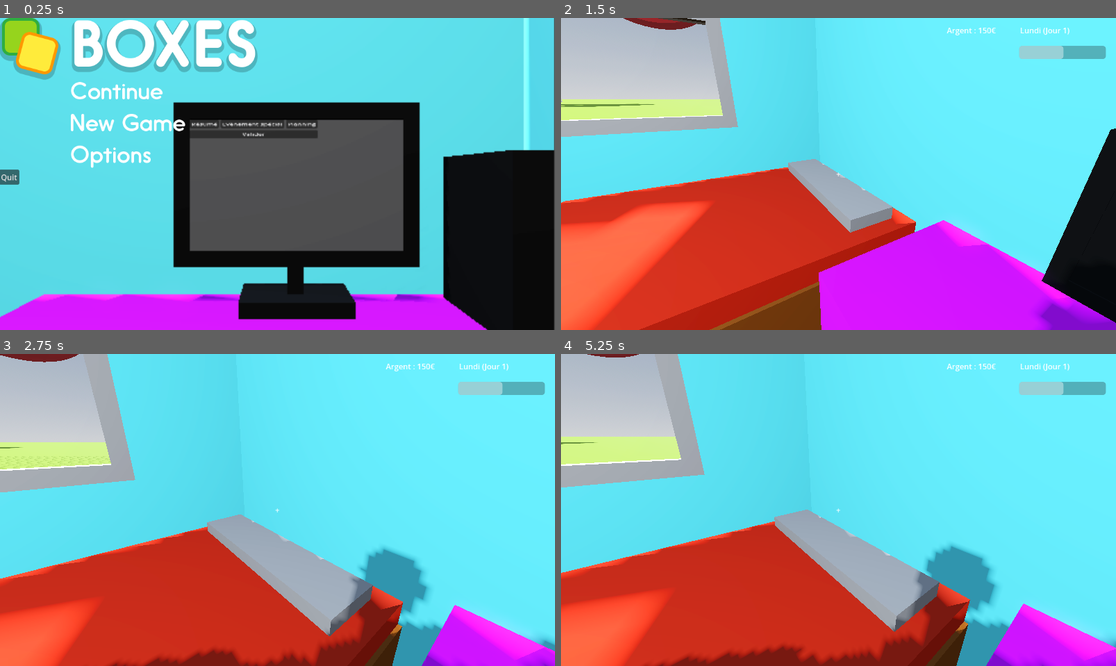
Above: before the commit, frames 1-4 (two rows, left to right).
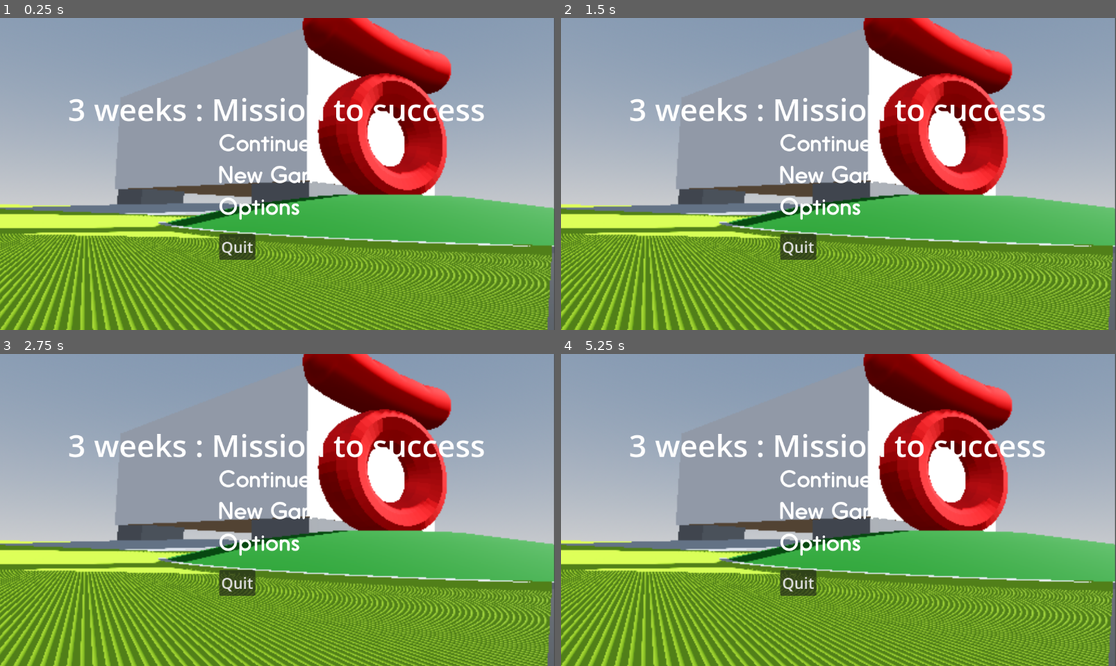
Above: after the commit, the same moments.

Repository: DupuisThibaut/Jeu-serieux
Game: Godot game, scene res://assets/Scenes/MainMenu.tscn
Two runs of this game, one before a commit and one after it. Both use one fixed random seed, a clock stepped at 60 frames per second and the inputs below.
Inputs (mouse positions are in pixels of both pictures, inside the frame that each line leads up to):
- Up to frame 1 (0.25 s): no input
- Up to frame 2 (1.5 s): tap Enter at 0.5 s; move the mouse to (688, 89) at 0.52 s; hold D (move_right) 0.53-1.28 s; click (688, 89) at 0.67 s; move the mouse to (810, 174) at 1.27 s; hold W (move_up) from 1.28 s (still down); click (810, 174) at 1.42 s
- Up to frame 3 (2.75 s): keep holding W (move_up); move the mouse to (288, 503) at 2.02 s; click (288, 503) at 2.17 s
- Up to frame 4 (5.25 s): keep holding W (move_up); tap Space at 2.75, 4.25 s; move the mouse to (832, 516) at 2.77 s; click (832, 516) at 2.92 s; tap Enter at 3.5, 5 s; move the mouse to (877, 513) at 3.52 s; click (877, 513) at 3.67 s; move the mouse to (794, 506) at 4.27 s; click (794, 506) at 4.42 s; move the mouse to (844, 510) at 5.02 s; click (844, 510) at 5.17 s

The runs differ from the first frame. In frame 1, 99% of the frame differs, in the area x 0-100%, y 0-100%; in frame 2, 98%; in frame 3, 98%; in frame 4, 98%.

Commit message:
environnement et menu

Diff:
--- a/Jeu/assets/Scenes/MainMenu.tscn
+++ b/Jeu/assets/Scenes/MainMenu.tscn
@@ -1,8 +1,7 @@
-[gd_scene load_steps=10 format=3 uid="uid://bq0olioeeuy85"]
+[gd_scene load_steps=9 format=3 uid="uid://bq0olioeeuy85"]
 
 [ext_resource type="Script" uid="uid://biea30g3l5ns8" path="res://assets/Scripts/main_menu.gd" id="1_gyspm"]
 [ext_resource type="PackedScene" uid="uid://c5swscr85a2bk" path="res://assets/Scenes/MainScene.tscn" id="1_t0lv0"]
-[ext_resource type="Texture2D" uid="uid://hkasivbmg4pq" path="res://assets/main_menu/title.png" id="1_uxrh4"]
 [ext_resource type="Texture2D" uid="uid://34cvo5tkq1nf" path="res://assets/main_menu/label_continue.png" id="2_xl453"]
 [ext_resource type="Script" uid="uid://q7w8bqwtxgna" path="res://assets/Scripts/start.gd" id="3_t0lv0"]
 [ext_resource type="Texture2D" uid="uid://dd4st87q4358" path="res://assets/main_menu/label_new_game.png" id="3_y52ec"]
@@ -29,54 +28,58 @@
 stretch_mode = 6
 
 [node name="VueScene2D" type="SubViewport" parent="TextureRect"]
+msaa_2d = 3
+screen_space_aa = 2
 
 [node name="Camera3D" type="Camera3D" parent="TextureRect/VueScene2D"]
-transform = Transform3D(-4.371139e-08, 0, 1, 0, 1, 0, -1, 0, -4.371139e-08, -0.30097017, 0.47555792, -0.12073979)
-keep_aspect = 0
-fov = 60.0
+transform = Transform3D(-0.7615904, -0.048649877, -0.64623004, 0.020978872, 0.99480486, -0.09961536, 0.6477191, -0.089423284, -0.75661314, 0.08018148, 0.7059661, 13.830359)
+current = true
 size = 0.068
 
 [node name="Node3D" parent="TextureRect/VueScene2D" instance=ExtResource("1_t0lv0")]
 transform = Transform3D(1, 0, 0, 0, 1, 0, 0, 0, 1, 0, 0, 0)
 
-[node name="HBoxContainer" type="HBoxContainer" parent="."]
+[node name="VBoxContainer" type="VBoxContainer" parent="."]
+layout_mode = 2
+size_flags_horizontal = 4
+size_flags_vertical = 4
+alignment = 1
+
+[node name="Label" type="Label" parent="VBoxContainer"]
+layout_mode = 2
+theme_override_font_sizes/font_size = 64
+text = "3 weeks : Mission to success"
+
+[node name="Title" type="TextureRect" parent="VBoxContainer"]
 layout_mode = 2
 
-[node name="VBoxContainer" type="VBoxContainer" parent="HBoxContainer"]
-layout_mode = 2
-
-[node name="Title" type="TextureRect" parent="HBoxContainer/VBoxContainer"]
-layout_mode = 2
-texture = ExtResource("1_uxrh4")
-
-[node name="MenuOptions" type="VBoxContainer" parent="HBoxContainer/VBoxContainer"]
+[node name="MenuOptions" type="VBoxContainer" parent="VBoxContainer"]
 layout_mode = 2
 size_flags_horizontal = 4
 theme_override_constants/separation = 30
 alignment = 1
 
-[node name="Continue" type="TextureRect" parent="HBoxContainer/VBoxContainer/MenuOptions"]
+[node name="Continue" type="TextureRect" parent="VBoxContainer/MenuOptions"]
 layout_mode = 2
 texture = ExtResource("2_xl453")
 stretch_mode = 2
 script = ExtResource("3_t0lv0")
 
-[node name="NewGame" type="TextureRect" parent="HBoxContainer/VBoxContainer/MenuOptions"]
+[node name="NewGame" type="TextureRect" parent="VBoxContainer/MenuOptions"]
 layout_mode = 2
 texture = ExtResource("3_y52ec")
 stretch_mode = 2
 
-[node name="Options" type="TextureRect" parent="HBoxContainer/VBoxContainer/MenuOptions"]
+[node name="Options" type="TextureRect" parent="VBoxContainer/MenuOptions"]
 layout_mode = 2
 texture = ExtResource("4_t0lv0")
 stretch_mode = 2
 
-[node name="VBoxContainer2" type="VBoxContainer" parent="HBoxContainer/VBoxContainer"]
+[node name="Quit" type="Button" parent="VBoxContainer/MenuOptions"]
 layout_mode = 2
 size_flags_horizontal = 0
-size_flags_vertical = 8
-
-[node name="Quit" type="Button" parent="HBoxContainer/VBoxContainer/VBoxContainer2"]
-layout_mode = 2
+size_flags_vertical = 4
+theme_override_font_sizes/font_size = 32
 text = "Quit"
+icon_alignment = 1
 script = ExtResource("5_xl453")
--- a/Jeu/assets/Scenes/MainScene.tscn
+++ b/Jeu/assets/Scenes/MainScene.tscn
@@ -32,6 +32,17 @@
 
 [sub_resource type="BoxMesh" id="BoxMesh_8ln6a"]
 
+[sub_resource type="StandardMaterial3D" id="StandardMaterial3D_57rnh"]
+
+[sub_resource type="StandardMaterial3D" id="StandardMaterial3D_mnmr3"]
+albedo_color = Color(0.49019608, 0.49019608, 0.49019608, 1)
+
+[sub_resource type="StandardMaterial3D" id="StandardMaterial3D_drr27"]
+albedo_color = Color(0.49019608, 0.49019608, 0.49019608, 1)
+
+[sub_resource type="StandardMaterial3D" id="StandardMaterial3D_8kk8p"]
+albedo_color = Color(0.7490196, 0.69411767, 0.59607846, 1)
+
 [sub_resource type="BoxShape3D" id="BoxShape3D_drr27"]
 size = Vector3(1, 1, 0.9116211)
 
@@ -208,6 +219,45 @@
 
 [sub_resource type="StandardMaterial3D" id="StandardMaterial3D_4t8j7"]
 albedo_color = Color(1, 0, 0, 1)
+metallic = 0.33
+metallic_specular = 0.25
+roughness = 0.8
+
+[sub_resource type="SphereMesh" id="SphereMesh_bt0jo"]
+
+[sub_resource type="StandardMaterial3D" id="StandardMaterial3D_bceik"]
+albedo_color = Color(0, 0.39215687, 0, 1)
+
+[sub_resource type="CylinderMesh" id="CylinderMesh_8fb8t"]
+
+[sub_resource type="BoxMesh" id="BoxMesh_poxkt"]
+
+[sub_resource type="StandardMaterial3D" id="StandardMaterial3D_bt0jo"]
+albedo_color = Color(0.39215687, 0.39215687, 0.39215687, 1)
+
+[sub_resource type="StandardMaterial3D" id="StandardMaterial3D_8fb8t"]
+albedo_color = Color(0.39215687, 0.39215687, 0.39215687, 1)
+
+[sub_resource type="StandardMaterial3D" id="StandardMaterial3D_poxkt"]
+albedo_color = Color(0.39215687, 0.39215687, 0.39215687, 1)
+
+[sub_resource type="StandardMaterial3D" id="StandardMaterial3D_lc7ya"]
+albedo_color = Color(0.39215687, 0.39215687, 0.39215687, 1)
+
+[sub_resource type="StandardMaterial3D" id="StandardMaterial3D_4bw6v"]
+albedo_color = Color(0.39215687, 0.39215687, 0.39215687, 1)
+
+[sub_resource type="PrismMesh" id="PrismMesh_lc7ya"]
+left_to_right = 1.0
+size = Vector3(1, 5, 1)
+
+[sub_resource type="StandardMaterial3D" id="StandardMaterial3D_lh3kp"]
+albedo_color = Color(0.13333334, 0.13333334, 0.13333334, 1)
+
+[sub_resource type="BoxMesh" id="BoxMesh_4bw6v"]
+
+[sub_resource type="StandardMaterial3D" id="StandardMaterial3D_2g5cg"]
+albedo_color = Color(0.13333334, 0.13333334, 0.13333334, 1)
 
 [node name="Node3D" type="Node3D"]
 transform = Transform3D(-1, 0, -8.742278e-08, 0, 1, 0, 8.742278e-08, 0, -1, 0, 0, 0)
@@ -224,12 +274,24 @@
 [node name="Exterieur" type="Node3D" parent="."]
 
 [node name="MeshInstance3D" type="MeshInstance3D" parent="Exterieur"]
-transform = Transform3D(50, 0, 0, 0, 50, 0, 0, 0, 50, 67.14124, 0, 75.0014)
+transform = Transform3D(50, 0, 0, 0, 20, 0, 0, 0, 50, 51.123787, 14.415535, 75.0014)
 mesh = SubResource("BoxMesh_8ln6a")
+surface_material_override/0 = SubResource("StandardMaterial3D_57rnh")
+
+[node name="MeshInstance3D3" type="MeshInstance3D" parent="Exterieur"]
+transform = Transform3D(10, 0, 0, 0, 15, 0, 0, 0, 10, 72.4984, 6.9032173, 56.42318)
+mesh = SubResource("BoxMesh_8ln6a")
+surface_material_override/0 = SubResource("StandardMaterial3D_mnmr3")
+
+[node name="MeshInstance3D4" type="MeshInstance3D" parent="Exterieur"]
+transform = Transform3D(10, 0, 0, 0, 15, 0, 0, 0, 50, 31.202667, 6.9032173, 75.70635)
+mesh = SubResource("BoxMesh_8ln6a")
+surface_material_override/0 = SubResource("StandardMaterial3D_drr27")
 
 [node name="MeshInstance3D2" type="MeshInstance3D" parent="Exterieur"]
-transform = Transform3D(50, 0, 0, 0, 50, 0, 0, 0, 50, -52.104908, 0, 60.86275)
+transform = Transform3D(204.54515, 0, -13.325469, 0, 50, 0, 28.94356, 0, 94.171555, -124.2545, 0, 72.1103)
 mesh = SubResource("BoxMesh_8ln6a")
+surface_material_override/0 = SubResource("StandardMaterial3D_8kk8p")
 
 [node name="Maison" type="Node3D" parent="."]
 
@@ -673,11 +735,100 @@
 text = "PERDU"
 horizontal_alignment = 1
 
-[node name="Ds" type="MeshInstance3D" parent="."]
-transform = Transform3D(-10, 0, 1.509958e-06, 0, 10, 0, -1.509958e-06, 0, -10, 8.051666, 17.175144, 62.14008)
+[node name="street" type="Node3D" parent="."]
+transform = Transform3D(1.0352763, 0, 3.8637033, 0, 4, 0, -3.8637033, 0, 1.0352763, 8.052003, 2.860259, 32.351)
+
+[node name="Ds" type="MeshInstance3D" parent="street"]
+transform = Transform3D(1, 0, 0, 0, 1, 0, 0, 0, 1, 0, -0.12243652, 0)
 mesh = ExtResource("11_7mngr")
+skeleton = NodePath("../..")
 surface_material_override/0 = SubResource("StandardMaterial3D_7mngr")
 surface_material_override/1 = SubResource("StandardMaterial3D_4t8j7")
+
+[node name="Rond point" type="MeshInstance3D" parent="street"]
+transform = Transform3D(20.000011, 0, -1.4305115e-06, 0, 20, 0, 1.4305115e-06, 0, 20.000011, 0, -10.3, 0)
+mesh = SubResource("SphereMesh_bt0jo")
+skeleton = NodePath("../Ds")
+surface_material_override/0 = SubResource("StandardMaterial3D_bceik")
+
+[node name="trottoir rond point" type="MeshInstance3D" parent="street"]
+transform = Transform3D(5.8000007, 0, -1.1920929e-07, 0, 0.1, 0, 1.1920929e-07, 0, 5.8000007, 0, -0.8, 0)
+mesh = SubResource("CylinderMesh_8fb8t")
+skeleton = NodePath("../Ds")
+
+[node name="trottoir rond point2" type="MeshInstance3D" parent="street"]
+transform = Transform3D(6.0000005, 0, 0, 0, 0.1, 0, -3.5762787e-07, 0, 10, 5.107917, -0.7419881, -9.322237)
+mesh = SubResource("BoxMesh_poxkt")
+skeleton = NodePath("../Ds")
+surface_material_override/0 = SubResource("StandardMaterial3D_bt0jo")
+
+[node name="trottoir rond point9" type="MeshInstance3D" parent="street"]
+transform = Transform3D(6.0000005, 0, -7.1525574e-07, 0, 0.1, 0, -3.5762787e-07, 0, 10.000002, -4.3886566, -0.7419881, -10.39351)
+mesh = SubResource("BoxMesh_poxkt")
+skeleton = NodePath("../Ds")
+
+[node name="trottoir rond point10" type="MeshInstance3D" parent="street"]
+transform = Transform3D(6.0000005, 0, -2.3841858e-07, 0, 0.1, 0, -3.5762787e-07, 0, 10.000008, -7.4775085, -0.7419881, -7.648863)
+mesh = SubResource("BoxMesh_poxkt")
+skeleton = NodePath("../Ds")
+
+[node name="trottoir rond point3" type="MeshInstance3D" parent="street"]
+transform = Transform3D(3.7281172, 0, 3.423196, 0, 0.099999994, 0, -3.40806, 0, 3.7446773, 6.4635944, -0.7419881, -4.075087)
+mesh = SubResource("BoxMesh_poxkt")
+skeleton = NodePath("../Ds")
+surface_material_override/0 = SubResource("StandardMaterial3D_8fb8t")
+
+[node name="trottoir rond point4" type="MeshInstance3D" parent="street"]
+transform = Transform3D(-0.83123994, 0, 5.004377, 0, 0.09999999, 0, -4.982247, 0, -0.8349315, 7.444057, -0.7419881, -0.41594887)
+mesh = SubResource("BoxMesh_poxkt")
+skeleton = NodePath("../Ds")
+surface_material_override/0 = SubResource("StandardMaterial3D_poxkt")
+
+[node name="trottoir rond point5" type="MeshInstance3D" parent="street"]
+transform = Transform3D(-1.457992, 0, -4.8575964, 0, 0.099999964, 0, 4.836117, 0, -1.4644669, 7.512612, -0.7419881, 1.4181986)
+mesh = SubResource("BoxMesh_poxkt")
+skeleton = NodePath("../Ds")
+surface_material_override/0 = SubResource("StandardMaterial3D_lc7ya")
+
+[node name="trottoir rond point6" type="MeshInstance3D" parent="street"]
+transform = Transform3D(5.009498, 0, -5.6866326, 0, 0.09999996, 0, 11.533168, 0, 2.470023, 9.597666, -0.7419881, 7.304369)
+mesh = SubResource("BoxMesh_poxkt")
+skeleton = NodePath("../Ds")
+surface_material_override/0 = SubResource("StandardMaterial3D_4bw6v")
+
+[node name="trottoir rond point7" type="MeshInstance3D" parent="street"]
+transform = Transform3D(-6.8415565, 0.0020661182, -4.52007, 0.26810163, 0.09996355, 0.019656125, 7.288432, -0.0017376777, -4.243657, -4.5014477, -0.53789467, 5.485572)
+mesh = SubResource("PrismMesh_lc7ya")
+skeleton = NodePath("../Ds")
+
+[node name="trottoir rond point8" type="MeshInstance3D" parent="street"]
+transform = Transform3D(-9.288485, 0, -3.7046003, 0, 0.1, 0, 3.7046003, 0, -9.288485, 0.0098314285, -0.51882833, 10.895769)
+mesh = SubResource("PrismMesh_lc7ya")
+skeleton = NodePath("../Ds")
+
+[node name="route" type="MeshInstance3D" parent="street"]
+transform = Transform3D(10.000001, 0, -4.7683716e-07, 0, 0.1, 0, 4.7683716e-07, 0, 10.000001, 0, -0.83, 0)
+mesh = SubResource("CylinderMesh_8fb8t")
+skeleton = NodePath("../Ds")
+surface_material_override/0 = SubResource("StandardMaterial3D_lh3kp")
+
+[node name="route1" type="MeshInstance3D" parent="street"]
+transform = Transform3D(3.9750028, 0, -2.2940052, 0, 0.1, 0, 9.176021, 0, 0.9937507, 4.936925, -0.79, 7.7947416)
+mesh = SubResource("BoxMesh_4bw6v")
+skeleton = NodePath("../Ds")
+surface_material_override/0 = SubResource("StandardMaterial3D_2g5cg")
+
+[node name="route3" type="MeshInstance3D" parent="street"]
+transform = Transform3D(49.80974, 0, 0.34862292, 0, 0.1, 0, -4.357787, 0, 3.9847794, -28.924438, -0.79, 1.5917673)
+mesh = SubResource("BoxMesh_4bw6v")
+skeleton = NodePath("../Ds")
+surface_material_override/0 = SubResource("StandardMaterial3D_2g5cg")
+
+[node name="route2" type="MeshInstance3D" parent="street"]
+transform = Transform3D(-0.3664372, 0, -3.9973145, 0, 0.1, 0, 9.993284, 0, -0.14657456, 0.81081915, -0.78, -9.258242)
+mesh = SubResource("BoxMesh_4bw6v")
+skeleton = NodePath("../Ds")
+surface_material_override/0 = SubResource("StandardMaterial3D_2g5cg")
 
 [node name="SubViewport" type="SubViewport" parent="."]
 
Not shown: 1 places in Jeu/assets/Scenes/MainScene.tscn that only renumber resources
Not shown, added: .DS_Store
Not shown, added: Jeu/.DS_Store
Not shown, added: Jeu/assets/.DS_Store
